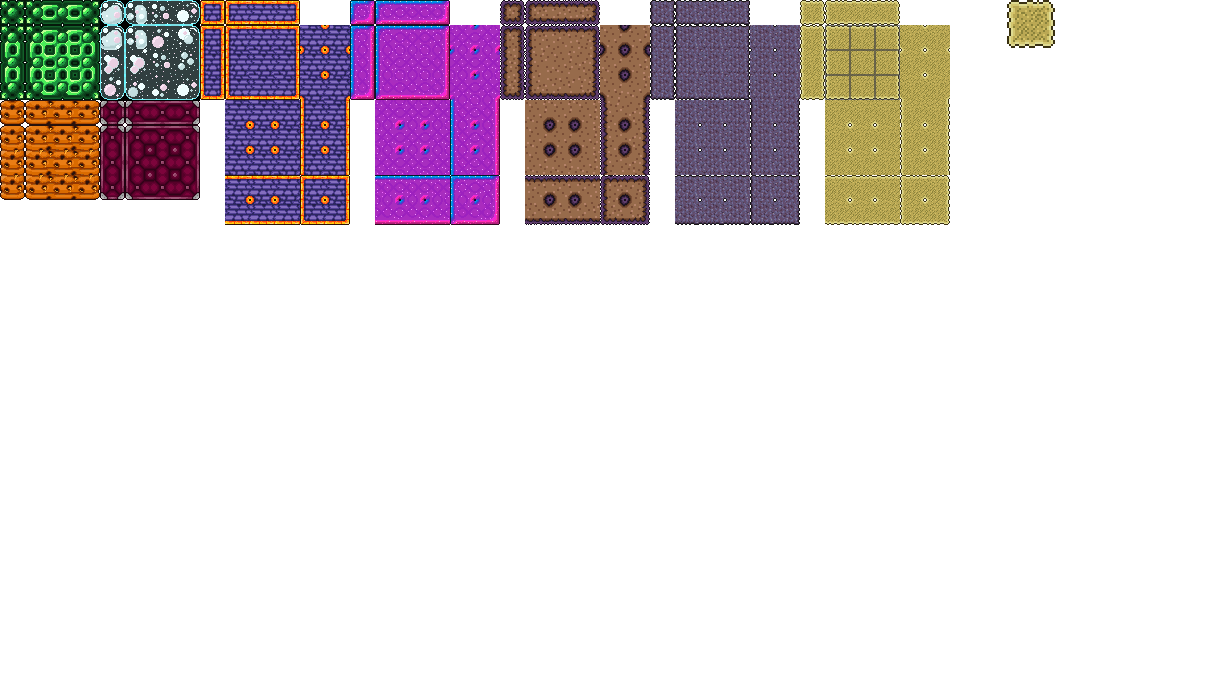
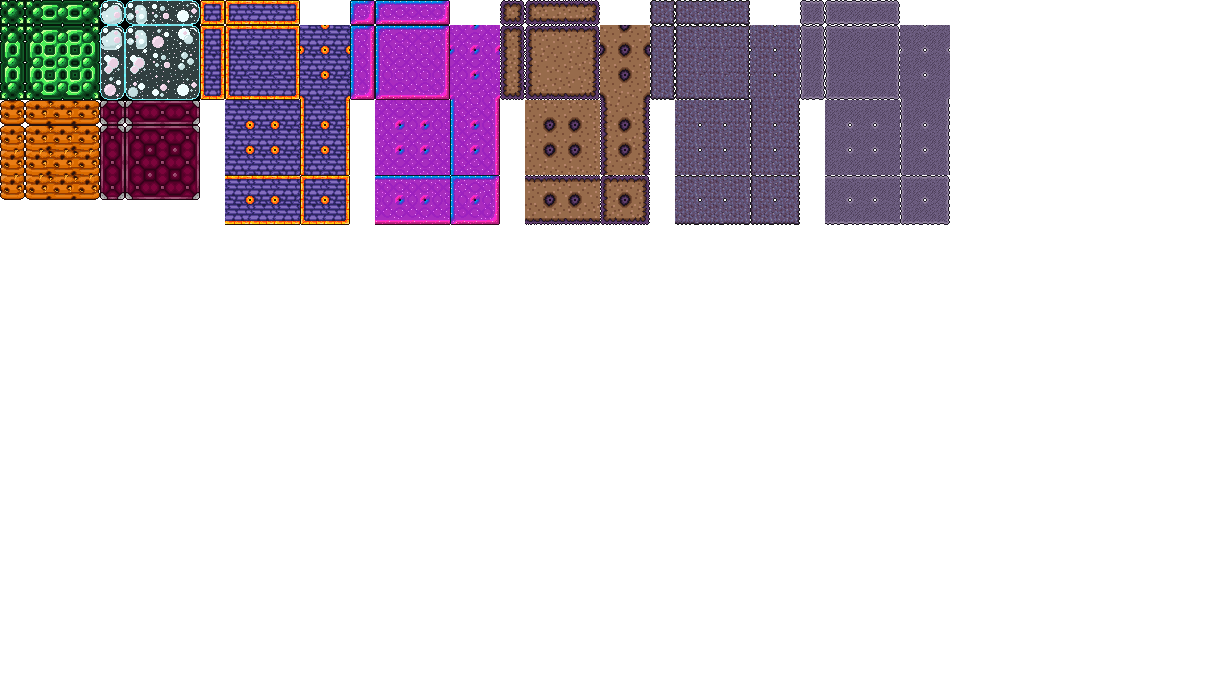
Before/after of a (1225, 675) layered artwork. What changed in the layer stack:
hid "3x3 grid" over [825, 25, 900, 100]
renamed "Sand" to "Sand Normal", hid it, painted on it over [800, 0, 1055, 225]
added layer "Sand Corrupt" in group "Sand" over [800, 0, 950, 225]
